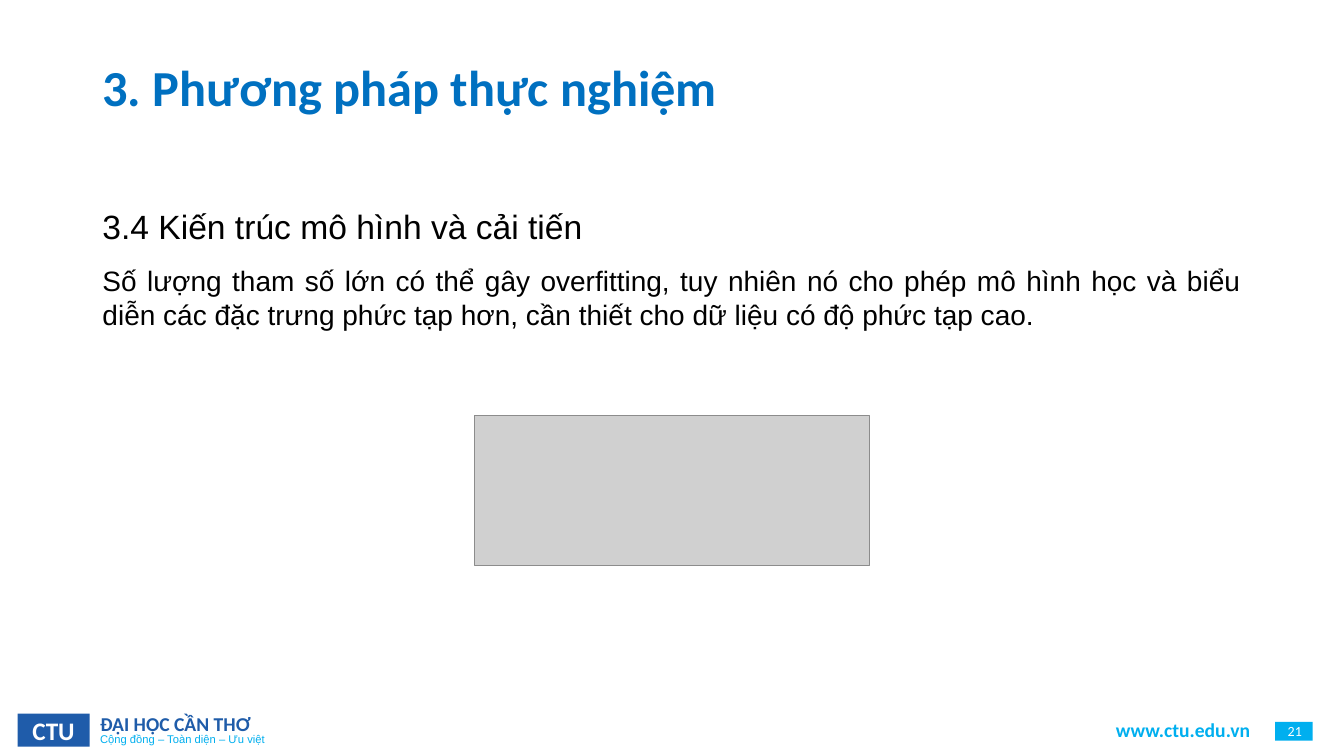
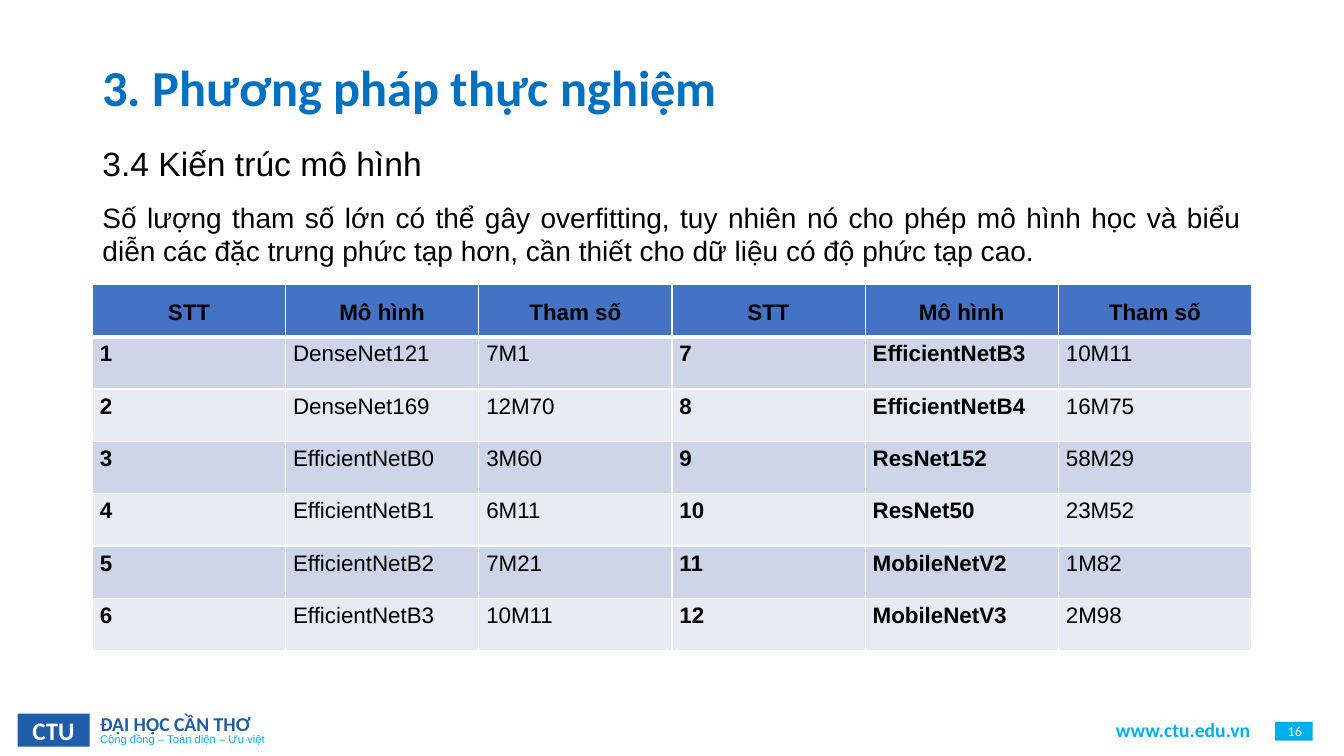
Before and after one commit to Viet0904/FER, a slide deck: slide 16 of BaoCao/B2111908_LuanVan.pptx (slide 21 before the commit). Drawn at 1344x756 pixels with LibreOffice and Linux fonts; fonts in the diff are those of the drawing; grey boxes stand for pictures; background and template pictures are left out. Boxes give left, top, right and bottom in pixels: in the first picture for what was removed or moved away, otherwise in the second. Text is boxed around its words. In the diff, an @@ line names an element or a change of style, - is before the commit and + after.

```diff
--- a/BaoCao/B2111908_LuanVan.pptx
+++ b/BaoCao/B2111908_LuanVan.pptx
@@ text "3.4 Kiến trúc mô hình": place and size @@
-text "3.4 Kiến trúc mô hình" at (102, 213, 1240, 330)
+text "3.4 Kiến trúc mô hình" at (102, 150, 1240, 267)
@@ text at (102, 150, 421, 177): text changed @@
-3.4 Kiến trúc mô hình và cải tiến
+3.4 Kiến trúc mô hình
@@ table added at (93, 284, 1254, 651), 7 rows, 6 columns @@
+STT | Mô hình | Tham số | STT | Mô hình | Tham số
+1 | DenseNet121 | 7M1 | 7 | EfficientNetB3 | 10M11
+2 | DenseNet169 | 12M70 | 8 | EfficientNetB4 | 16M75
+3 | EfficientNetB0 | 3M60 | 9 | ResNet152 | 58M29
+4 | EfficientNetB1 | 6M11 | 10 | ResNet50 | 23M52
+5 | EfficientNetB2 | 7M21 | 11 | MobileNetV2 | 1M82
+6 | EfficientNetB3 | 10M11 | 12 | MobileNetV3 | 2M98
@@ picture removed at (475, 416, 870, 567) @@
@@ page number at (1288, 726, 1302, 736): text changed @@
-21
+16
```
Also in this commit, not shown: 9 other slides changed, 5 slides added, 10 slides removed, 7 other files.
